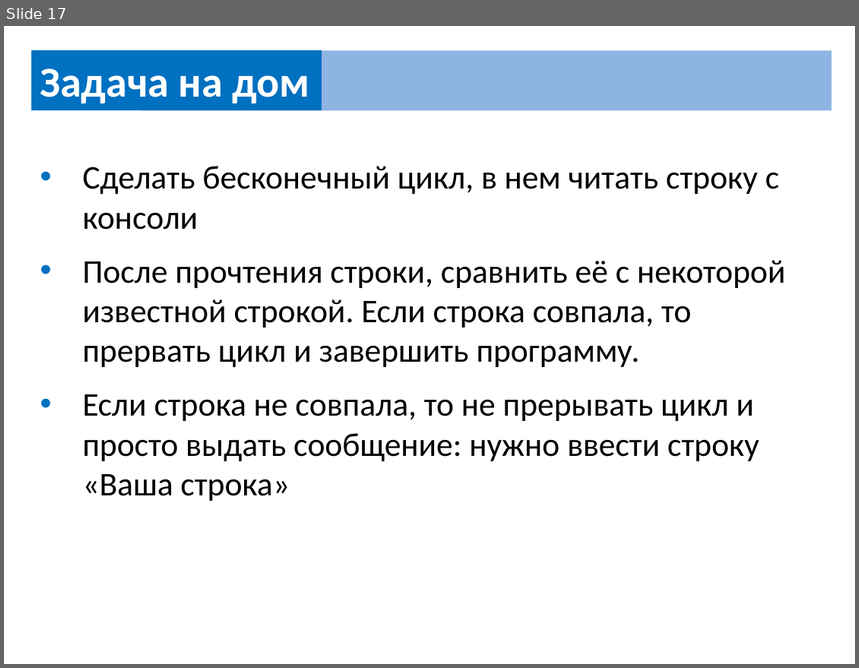
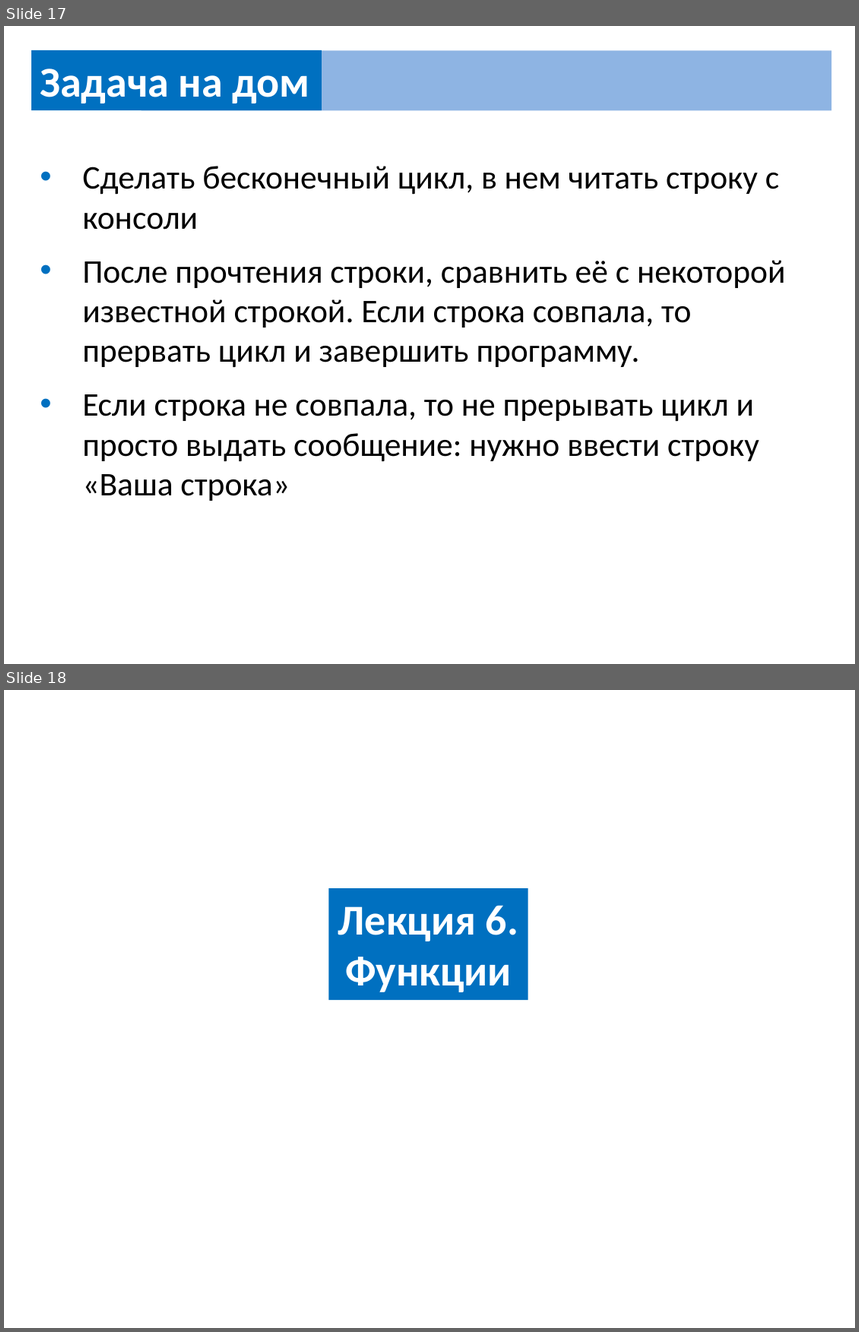
Before and after one commit to UsovaAnna/lesson, a slide deck: src/home/home_work.pptx. Shown one above the other, each under a label of ours: slide 17 before the commit, slides 17 and 18 after it. The pictures are 859x668 and 859x1332 pixels, drawn with LibreOffice and Linux fonts; fonts in the diff are those of the drawing. Boxes give left, top, right and bottom in pixels: in the first picture for what was removed or moved away, otherwise in the second. Text is boxed around its words. In the diff, an @@ line names an element or a change of style, - is before the commit and + after.

```diff
--- a/src/home/home_work.pptx
+++ b/src/home/home_work.pptx
@@ slide 18 added at box(4, 690, 855, 1328), background #FFFFFF @@
@@ rectangle added at box(329, 888, 528, 1000), fill #0070C0, 36 pt, text #FFFFFF, bold @@
+Лекция 6.
+Функции
```
Also in this commit, not shown: 2 other slides added, 1 other file.
